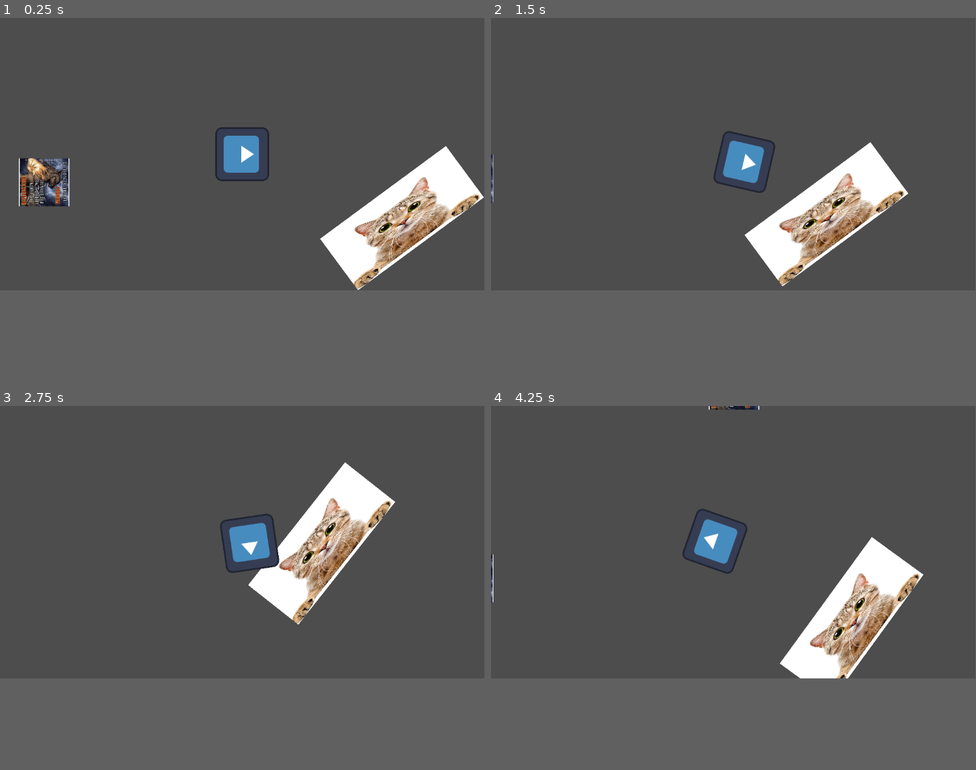
Above: before the commit, frames 1-4 (two rows, left to right).
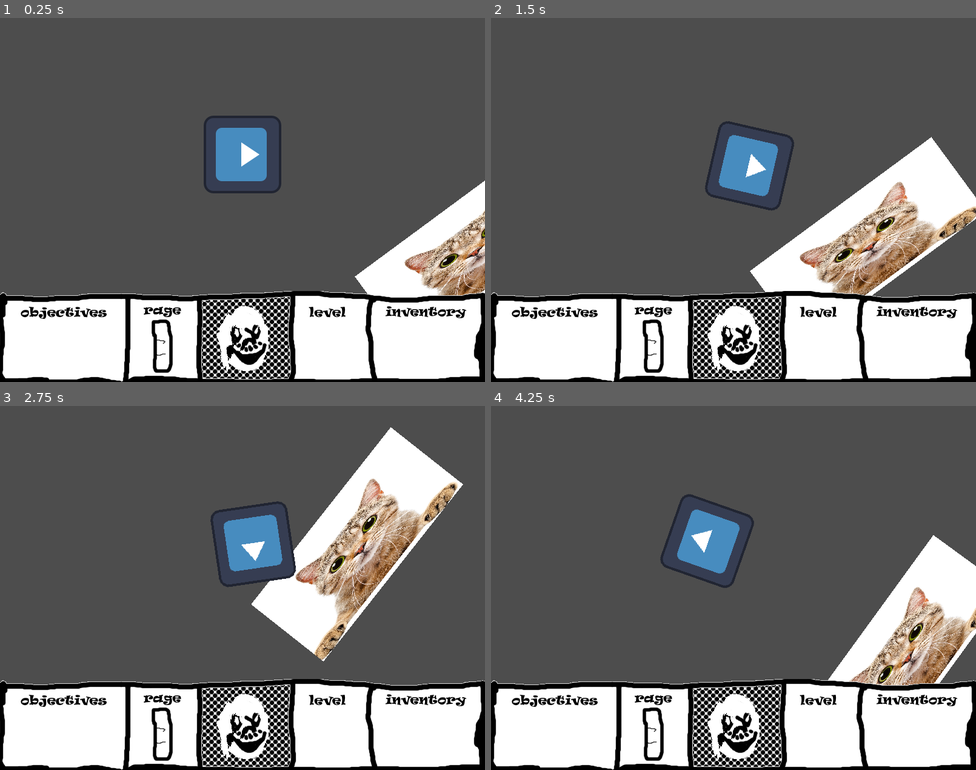
Above: after the commit, the same moments.

Repository: Smugllar/Geoffrey
Game: Godot game, scene res://scenes/main.tscn
Same seed, same stepped clock (60 frames per second), same inputs: the game is played once before the commit and once after it. The engine's default icon, where the game draws it, is replaced by a stand-in: a white triangle on a blue panel in a dark square.
Inputs:
- Up to frame 1 (0.25 s): no input
- Up to frame 2 (1.5 s): tap Enter at 0.5 s; hold D (move_right) 0.53-1.28 s; hold S (move_down) from 1.28 s (still down)
- Up to frame 3 (2.75 s): release S (move_down) at 2.03 s; hold D (move_right) from 2.03 s (still down)
- Up to frame 4 (4.25 s): release D (move_right) at 2.78 s; hold W (move_up) 2.78-3.53 s; hold A (move_left) from 3.53 s (still down)
In our replay, the window is 799x449 before the commit and 800x600 after it. These sizes can differ from the game's own. Grey fills any space a smaller window leaves; there, only what the larger window draws over its background counts as a difference.

The runs differ from the first frame. In frame 1, 20% of the frame differs, in the area x 0-100%, y 0-100%; in frame 2, 22%; in frame 3, 22%; in frame 4, 21%.

Commit message:
im gonna push the changes i made

Diff:
--- a/project.godot
+++ b/project.godot
@@ -17,7 +17,9 @@
 
 [display]
 
-window/size/resizable=false
+window/size/viewport_width=800
+window/size/viewport_height=600
+window/stretch/mode="viewport"
 
 [input]
 
@@ -47,3 +49,7 @@
 2d/default_gravity=0.0
 2d/default_linear_damp=5.0
 2d/default_angular_damp=5.0
+
+[rendering]
+
+textures/canvas_textures/default_texture_filter=0
--- a/scenes/civilian.tscn
+++ b/scenes/civilian.tscn
@@ -39,7 +39,5 @@
 shape = SubResource("CircleShape2D_dslhb")
 debug_color = Color(0.54902, 0.556863, 0.25098, 0.419608)
 
-[node name="Timer" type="Timer" parent="."]
-
 [connection signal="body_entered" from="Area2D" to="." method="_on_area_2d_body_entered"]
 [connection signal="body_exited" from="Area2D" to="." method="_on_area_2d_body_exited"]
--- a/scenes/main.tscn
+++ b/scenes/main.tscn
@@ -1,8 +1,9 @@
-[gd_scene load_steps=4 format=3 uid="uid://qglto6ng48d5"]
+[gd_scene load_steps=5 format=3 uid="uid://qglto6ng48d5"]
 
 [ext_resource type="PackedScene" uid="uid://bo2x5fk0khblm" path="res://scenes/player.tscn" id="1_46vnj"]
 [ext_resource type="PackedScene" uid="uid://d00y3w3m0suo4" path="res://scenes/table.tscn" id="2_5qq61"]
 [ext_resource type="PackedScene" uid="uid://cod1ret36o1nx" path="res://scenes/civilian.tscn" id="3_3qbp8"]
+[ext_resource type="PackedScene" uid="uid://dqfag4tkvkwg1" path="res://scenes/ui.tscn" id="4_atlbp"]
 
 [node name="Main" type="Node2D"]
 
@@ -19,3 +20,5 @@
 
 [node name="Civilian2" parent="." instance=ExtResource("3_3qbp8")]
 position = Vector2(882, -210)
+
+[node name="CanvasLayer" parent="." instance=ExtResource("4_atlbp")]
--- a/scenes/player.tscn
+++ b/scenes/player.tscn
@@ -24,13 +24,15 @@
 angular_damp = 5.0
 script = ExtResource("1_5a8yg")
 
-[node name="Camera2D" type="Camera2D" parent="."]
-process_callback = 0
-position_smoothing_enabled = true
-
 [node name="AnimatedSprite2D" type="AnimatedSprite2D" parent="."]
 rotation = 1.5708
 sprite_frames = SubResource("SpriteFrames_2md46")
 
 [node name="CollisionShapeCircle" type="CollisionShape2D" parent="."]
 shape = SubResource("CircleShape2D_fiyma")
+
+[node name="Camera2D" type="Camera2D" parent="."]
+offset = Vector2(0, 75)
+process_callback = 0
+position_smoothing_enabled = true
+rotation_smoothing_enabled = true
--- /dev/null
+++ b/scenes/ui.tscn
@@ -0,0 +1,70 @@
+[gd_scene load_steps=11 format=3 uid="uid://dqfag4tkvkwg1"]
+
+[ext_resource type="Texture2D" uid="uid://dov61mpw8cwtp" path="res://assets/smokinhotbar.png" id="1_gxn76"]
+[ext_resource type="Texture2D" uid="uid://cm0ma421xwt0k" path="res://assets/2-2.png" id="2_pxr2k"]
+[ext_resource type="Texture2D" uid="uid://blhu13olvjdox" path="res://assets/2-3.png" id="3_noboy"]
+[ext_resource type="Texture2D" uid="uid://ce1jh64vrebfs" path="res://assets/2-4.png" id="4_6lsl6"]
+[ext_resource type="Texture2D" uid="uid://dakouo4hskxqf" path="res://assets/2-5.png" id="5_58k3h"]
+[ext_resource type="Texture2D" uid="uid://bukqtj6f5ylbb" path="res://assets/2-6.png" id="6_jvujm"]
+[ext_resource type="Texture2D" uid="uid://cjq3h1vno8cre" path="res://assets/1.png" id="7_y8ren"]
+[ext_resource type="Texture2D" uid="uid://b347qjpgu225y" path="res://assets/2-1.png" id="8_5fqqu"]
+[ext_resource type="Texture2D" uid="uid://6114vhmth2vs" path="res://assets/rage-meter.png" id="9_d0ple"]
+
+[sub_resource type="SpriteFrames" id="SpriteFrames_2puau"]
+animations = [{
+"frames": [{
+"duration": 1.0,
+"texture": ExtResource("2_pxr2k")
+}, {
+"duration": 1.0,
+"texture": ExtResource("3_noboy")
+}, {
+"duration": 1.0,
+"texture": ExtResource("4_6lsl6")
+}, {
+"duration": 1.0,
+"texture": ExtResource("5_58k3h")
+}, {
+"duration": 1.0,
+"texture": ExtResource("6_jvujm")
+}],
+"loop": true,
+"name": &"crazy",
+"speed": 12.0
+}, {
+"frames": [{
+"duration": 1.0,
+"texture": ExtResource("7_y8ren")
+}],
+"loop": true,
+"name": &"normal",
+"speed": 5.0
+}, {
+"frames": [{
+"duration": 1.0,
+"texture": ExtResource("8_5fqqu")
+}],
+"loop": true,
+"name": &"slight",
+"speed": 5.0
+}]
+
+[node name="CanvasLayer" type="CanvasLayer"]
+
+[node name="hotbar" type="Sprite2D" parent="."]
+position = Vector2(0, 450)
+texture = ExtResource("1_gxn76")
+centered = false
+
+[node name="AnimatedSprite2D" type="AnimatedSprite2D" parent="."]
+position = Vector2(0, 450)
+sprite_frames = SubResource("SpriteFrames_2puau")
+animation = &"crazy"
+frame = 4
+frame_progress = 1.0
+centered = false
+
+[node name="Rage-meter" type="Sprite2D" parent="."]
+position = Vector2(0, 450)
+texture = ExtResource("9_d0ple")
+centered = false
--- a/scripts/player.gd
+++ b/scripts/player.gd
@@ -8,6 +8,8 @@
 var turn_speed = 2.0
 
 var move_dir = Vector2()
+var rage_dir = Vector2()
+
 var enrage_level = 0
 
 func _physics_process(delta):
@@ -19,10 +21,10 @@
 	move_dir = Vector2.ZERO
 
 	#gets the direction that the character will be moving soon but in a coordinate sorta way
-	var direction = Vector2.ZERO
+	var direction = Vector2( Input.get_axis("move_left", "move_right"), Input.get_axis("move_up", "move_down") )
 
 	if enrage_level < 1:
-		direction = Vector2( Input.get_axis("move_left", "move_right"), Input.get_axis("move_up", "move_down") )
+		pass
 	elif enrage_level < 2:
 		pass
 	else:
Binary file added: assets/border.png
Not shown, added: assets/border.png.import
Not shown, added: assets/rage meter fill.png.import
Not shown, added: assets/rage-meter.png.import
